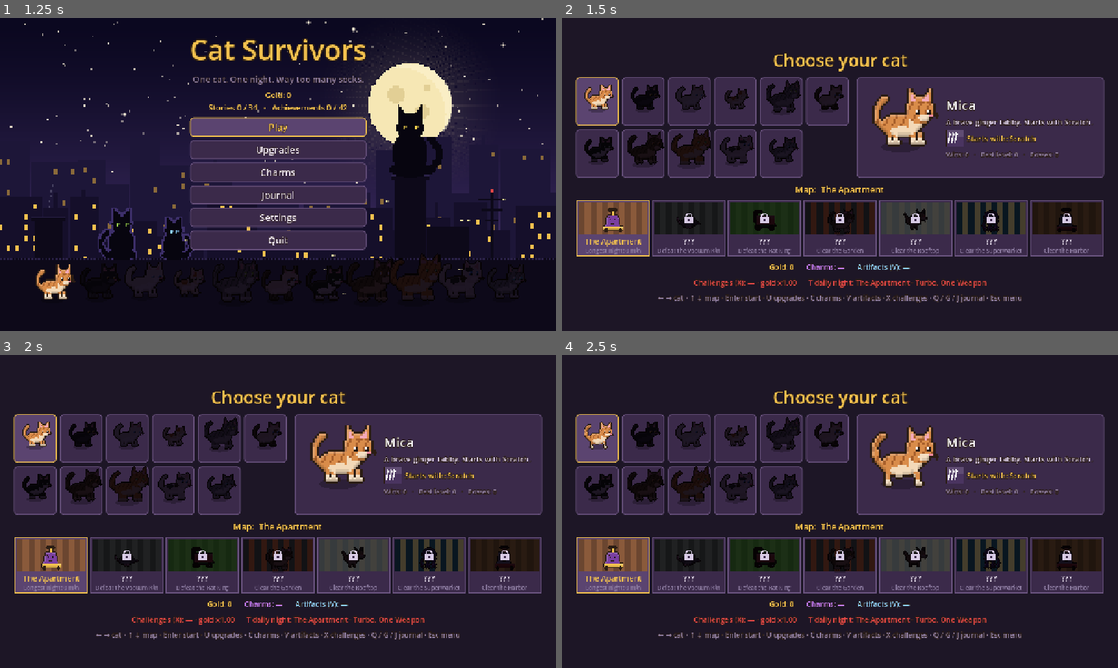
Above: before the commit, frames 1-4 (two rows, left to right).
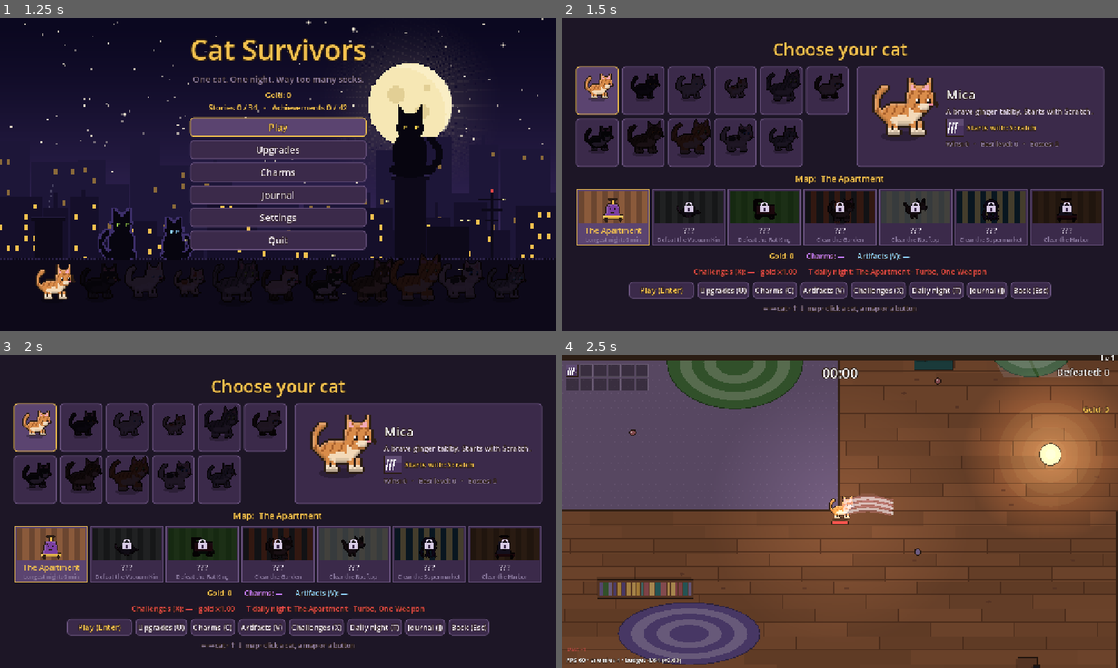
Above: after the commit, the same moments.

Repository: johnniccon01/cat-survivors
Game: Godot game, scene res://scenes/main_menu.tscn
Two runs of this game, one before a commit and one after it. Both use one fixed random seed, a clock stepped at 60 frames per second and the inputs below.
Inputs (mouse positions are in pixels of both pictures, inside the frame that each line leads up to):
- Up to frame 1 (1.25 s): click "Play" at 0.5 s
- Up to frame 2 (1.5 s): click "Play" at 1.25 s
- Up to frame 3 (2 s): no input
- Up to frame 4 (2.5 s): click (662, 627) at 2 s, where only the run after the commit has a clickable "Play (Enter)"

Frame 1 is identical in both runs. In frame 2, 31% of the frame differs, in the area x 2-98%, y 7-94%; in frame 3, 31%; in frame 4, 95%, in the area x 0-100%, y 0-100%.

Commit message:
Mouse-friendly cat selection and panels
The selection screen has a row of buttons (Play, Upgrades, Charms,
Artifacts, Challenges, Daily night, Journal, Back) with their shortcut
keys on them. In the shop, charm, artifact and challenge panels a row
can be clicked (hover selects it) and there is a Back button.

Co-Authored-By: Claude Opus 5.5 <noreply@anthropic.com>

Diff:
--- a/locale/translations.csv
+++ b/locale/translations.csv
@@ -127,7 +127,7 @@
 QUEST_FRIDGE_OPEN,Stay by the fridge to open it,Zostaň pri chladničke a otvor ju,Zůstaň u lednice a otevři ji
 QUEST_FRIDGE_FIGHT,Defeat the leftovers: %d left,Poraz zvyšky: zostáva %d,Poraz zbytky: zbývá %d
 SELECT_TITLE,Choose your cat,Vyber si mačku,Vyber si kočku
-SELECT_HINT,← → cat · ↑ ↓ map · Enter start · U upgrades · C charms · V artifacts · X challenges · Q / G / J journal · Esc menu,← → mačka · ↑ ↓ mapa · Enter štart · U vylepšenia · C prívesky · V artefakty · X výzvy · Q / G / J denník · Esc menu,← → kočka · ↑ ↓ mapa · Enter start · U vylepšení · C přívěsky · V artefakty · X výzvy · Q / G / J deník · Esc menu
+SELECT_HINT,"← → cat · ↑ ↓ map · click a cat, a map or a button","← → mačka · ↑ ↓ mapa · klikni na mačku, mapu alebo tlačidlo","← → kočka · ↑ ↓ mapa · klikni na kočku, mapu nebo tlačítko"
 SELECT_LOCKED,???,???,???
 GAME_OVER_MENU,Esc – change cat,Esc – zmeniť mačku,Esc – změnit kočku
 QUEST_RESCUE_ESCORT,Walk %s to the safe cat bed,Odprevaď: %s do bezpečného pelechu,Doprovoď: %s do bezpečného pelechu
@@ -1377,3 +1377,4 @@
 ACH_DAILY_7_NAME,Regular,Štamgast,Štamgast
 ACH_DAILY_7_DESC,Win 7 daily nights,Vyhraj 7 denných nocí,Vyhraj 7 denních nocí
 PAUSE_STORIES,This map's stories: %s,Príbehy tejto mapy: %s,Příběhy této mapy: %s
+SELECT_BTN_DAILY,Daily night,Denná noc,Denní noc
--- a/scripts/ui/artifact_panel.gd
+++ b/scripts/ui/artifact_panel.gd
@@ -50,6 +50,8 @@
 		label.horizontal_alignment = HORIZONTAL_ALIGNMENT_LEFT
 		row.add_child(label)
 		grid.add_child(row)
+		row.mouse_filter = Control.MOUSE_FILTER_STOP
+		row.gui_input.connect(_on_row_input.bind(_rows.size()))
 		_rows.append(row)
 
 	_desc = _label(18, Color("d9cce6"))
@@ -59,6 +61,10 @@
 	var hint := _label(16, Color("8f7ea3"))
 	hint.text = "ARTIFACTS_HINT"
 	box.add_child(hint)
+	var back := UiStyle.click_button("SET_BACK", 200)
+	back.size_flags_horizontal = Control.SIZE_SHRINK_CENTER
+	back.pressed.connect(_close)
+	box.add_child(back)
 
 
 func open() -> void:
@@ -109,10 +115,7 @@
 	elif event.is_action_pressed("move_right") or event.is_action_pressed("ui_right"):
 		_index = (_index + 1) % _ids.size()
 	elif event.is_action_pressed("restart") or event.is_action_pressed("ui_accept"):
-		if Profile.toggle_artifact(_ids[_index]):
-			Audio.play("select", -6.0, 0.0)
-		else:
-			Audio.play("hurt", -10.0, 0.0)
+		_activate()
 	elif event.is_action_pressed("artifacts") or event.is_action_pressed("pause"):
 		visible = false
 		closed.emit()
@@ -121,6 +124,30 @@
 		return
 	Audio.play("click", -10.0, 0.0)
 	_refresh()
+
+
+## What Enter (or a click) does on the selected row.
+func _activate() -> void:
+	if Profile.toggle_artifact(_ids[_index]):
+		Audio.play("select", -6.0, 0.0)
+	else:
+		Audio.play("hurt", -10.0, 0.0)
+
+
+## Mouse: hovering a row selects it, clicking it does what Enter does.
+func _on_row_input(event: InputEvent, i: int) -> void:
+	if event is InputEventMouseButton and event.pressed and event.button_index == MOUSE_BUTTON_LEFT:
+		_index = i
+		_activate()
+		_refresh()
+	elif event is InputEventMouseMotion and _index != i:
+		_index = i
+		_refresh()
+
+
+func _close() -> void:
+	visible = false
+	closed.emit()
 
 
 func _label(size: int, font_color: Color) -> Label:
--- a/scripts/ui/challenge_panel.gd
+++ b/scripts/ui/challenge_panel.gd
@@ -41,6 +41,8 @@
 		label.horizontal_alignment = HORIZONTAL_ALIGNMENT_LEFT
 		row.add_child(label)
 		box.add_child(row)
+		row.mouse_filter = Control.MOUSE_FILTER_STOP
+		row.gui_input.connect(_on_row_input.bind(_rows.size()))
 		_rows.append(row)
 	_desc = _label(18, Color("d9cce6"))
 	_desc.custom_minimum_size = Vector2(760, 50)
@@ -49,6 +51,10 @@
 	var hint := _label(16, Color("8f7ea3"))
 	hint.text = "CHALLENGES_HINT"
 	box.add_child(hint)
+	var back := UiStyle.click_button("SET_BACK", 200)
+	back.size_flags_horizontal = Control.SIZE_SHRINK_CENTER
+	back.pressed.connect(_close)
+	box.add_child(back)
 
 
 func open() -> void:
@@ -86,8 +92,7 @@
 	elif event.is_action_pressed("move_down") or event.is_action_pressed("ui_down"):
 		_index = (_index + 1) % _ids.size()
 	elif event.is_action_pressed("restart") or event.is_action_pressed("ui_accept"):
-		Profile.toggle_challenge(_ids[_index])
-		Audio.play("select", -6.0, 0.0)
+		_activate()
 	elif event.is_action_pressed("challenges") or event.is_action_pressed("pause"):
 		visible = false
 		closed.emit()
@@ -96,6 +101,28 @@
 		return
 	Audio.play("click", -10.0, 0.0)
 	_refresh()
+
+
+## What Enter (or a click) does on the selected row.
+func _activate() -> void:
+	Profile.toggle_challenge(_ids[_index])
+	Audio.play("select", -6.0, 0.0)
+
+
+## Mouse: hovering a row selects it, clicking it does what Enter does.
+func _on_row_input(event: InputEvent, i: int) -> void:
+	if event is InputEventMouseButton and event.pressed and event.button_index == MOUSE_BUTTON_LEFT:
+		_index = i
+		_activate()
+		_refresh()
+	elif event is InputEventMouseMotion and _index != i:
+		_index = i
+		_refresh()
+
+
+func _close() -> void:
+	visible = false
+	closed.emit()
 
 
 func _label(size: int, font_color: Color) -> Label:
--- a/scripts/ui/character_select.gd
+++ b/scripts/ui/character_select.gd
@@ -180,7 +180,26 @@
 	_challenge_label = _label(17, Color("e04646"))
 	root.add_child(_challenge_label)
 
-	var hint := _label(16, Color("8f7ea3"))
+	# Everything you can do here, as buttons for the mouse (the keys still work).
+	var buttons := HBoxContainer.new()
+	buttons.alignment = BoxContainer.ALIGNMENT_CENTER
+	buttons.add_theme_constant_override("separation", 8)
+	root.add_child(buttons)
+	var play := UiStyle.click_button("%s (Enter)" % tr("MENU_PLAY"), 150, 18)
+	play.add_theme_color_override("font_color", GOLD)
+	play.pressed.connect(_start)
+	buttons.add_child(play)
+	for entry: Array in [["MENU_UPGRADES", "U", func() -> void: _shop.open()],
+			["MENU_CHARMS", "C", func() -> void: _charms.open()],
+			["ARTIFACTS_TITLE", "V", func() -> void: _artifacts.open()],
+			["CHALLENGES_TITLE", "X", func() -> void: _challenges.open()],
+			["SELECT_BTN_DAILY", "T", _start_daily],
+			["MENU_JOURNAL", "J", func() -> void: _journal.open("quests")],
+			["SET_BACK", "Esc", func() -> void: get_tree().change_scene_to_file("res://scenes/main_menu.tscn")]]:
+		var b := UiStyle.click_button("%s (%s)" % [tr(entry[0]), entry[1]], 0)
+		b.pressed.connect(entry[2])
+		buttons.add_child(b)
+	var hint := _label(15, Color("8f7ea3"))
 	hint.text = "SELECT_HINT"
 	root.add_child(hint)
 
--- a/scripts/ui/charm_panel.gd
+++ b/scripts/ui/charm_panel.gd
@@ -49,6 +49,8 @@
 		label.horizontal_alignment = HORIZONTAL_ALIGNMENT_LEFT
 		row.add_child(label)
 		grid.add_child(row)
+		row.mouse_filter = Control.MOUSE_FILTER_STOP
+		row.gui_input.connect(_on_row_input.bind(_rows.size()))
 		_rows.append(row)
 
 	_desc = _label(18, Color("d9cce6"))
@@ -58,6 +60,10 @@
 	var hint := _label(16, Color("8f7ea3"))
 	hint.text = "CHARMS_HINT"
 	box.add_child(hint)
+	var back := UiStyle.click_button("SET_BACK", 200)
+	back.size_flags_horizontal = Control.SIZE_SHRINK_CENTER
+	back.pressed.connect(_close)
+	box.add_child(back)
 
 
 func open() -> void:
@@ -109,10 +115,7 @@
 	elif event.is_action_pressed("move_right") or event.is_action_pressed("ui_right"):
 		_index = (_index + 1) % _ids.size()
 	elif event.is_action_pressed("restart") or event.is_action_pressed("ui_accept"):
-		if Profile.toggle_charm(_ids[_index]):
-			Audio.play("select", -6.0, 0.0)
-		else:
-			Audio.play("hurt", -10.0, 0.0)
+		_activate()
 	elif event.is_action_pressed("charms") or event.is_action_pressed("pause"):
 		visible = false
 		closed.emit()
@@ -121,6 +124,30 @@
 		return
 	Audio.play("click", -10.0, 0.0)
 	_refresh()
+
+
+## What Enter (or a click) does on the selected row.
+func _activate() -> void:
+	if Profile.toggle_charm(_ids[_index]):
+		Audio.play("select", -6.0, 0.0)
+	else:
+		Audio.play("hurt", -10.0, 0.0)
+
+
+## Mouse: hovering a row selects it, clicking it does what Enter does.
+func _on_row_input(event: InputEvent, i: int) -> void:
+	if event is InputEventMouseButton and event.pressed and event.button_index == MOUSE_BUTTON_LEFT:
+		_index = i
+		_activate()
+		_refresh()
+	elif event is InputEventMouseMotion and _index != i:
+		_index = i
+		_refresh()
+
+
+func _close() -> void:
+	visible = false
+	closed.emit()
 
 
 func _label(size: int, font_color: Color) -> Label:
--- a/scripts/ui/shop_panel.gd
+++ b/scripts/ui/shop_panel.gd
@@ -49,6 +49,8 @@
 		label.horizontal_alignment = HORIZONTAL_ALIGNMENT_LEFT
 		row.add_child(label)
 		grid.add_child(row)
+		row.mouse_filter = Control.MOUSE_FILTER_STOP
+		row.gui_input.connect(_on_row_input.bind(_rows.size()))
 		_rows.append(row)
 
 	_desc = _label(18, Color("d9cce6"))
@@ -58,6 +60,10 @@
 	var hint := _label(16, Color("8f7ea3"))
 	hint.text = "SHOP_HINT"
 	box.add_child(hint)
+	var back := UiStyle.click_button("SET_BACK", 200)
+	back.size_flags_horizontal = Control.SIZE_SHRINK_CENTER
+	back.pressed.connect(_close)
+	box.add_child(back)
 
 
 func open() -> void:
@@ -107,10 +113,7 @@
 	elif event.is_action_pressed("move_right") or event.is_action_pressed("ui_right"):
 		_index = (_index + 1) % _ids.size()
 	elif event.is_action_pressed("restart") or event.is_action_pressed("ui_accept"):
-		if Profile.buy_powerup(_ids[_index]):
-			Audio.play("chest", -6.0, 0.0)
-		else:
-			Audio.play("hurt", -10.0, 0.0)
+		_activate()
 	elif event is InputEventKey and event.physical_keycode == KEY_BACKSPACE:
 		Profile.refund_powerups()
 		Audio.play("magnet", -8.0, 0.0)
@@ -124,6 +127,30 @@
 	_refresh()
 
 
+## What Enter (or a click) does on the selected row.
+func _activate() -> void:
+	if Profile.buy_powerup(_ids[_index]):
+		Audio.play("chest", -6.0, 0.0)
+	else:
+		Audio.play("hurt", -10.0, 0.0)
+
+
+## Mouse: hovering a row selects it, clicking it does what Enter does.
+func _on_row_input(event: InputEvent, i: int) -> void:
+	if event is InputEventMouseButton and event.pressed and event.button_index == MOUSE_BUTTON_LEFT:
+		_index = i
+		_activate()
+		_refresh()
+	elif event is InputEventMouseMotion and _index != i:
+		_index = i
+		_refresh()
+
+
+func _close() -> void:
+	visible = false
+	closed.emit()
+
+
 func _label(size: int, font_color: Color) -> Label:
 	var label := Label.new()
 	var settings := LabelSettings.new()
--- a/scripts/ui/ui_style.gd
+++ b/scripts/ui/ui_style.gd
@@ -46,6 +46,25 @@
 	return b
 
 
+## A button for the mouse only: it never takes keyboard focus, so the arrow
+## keys keep driving the screen it sits on.
+static func click_button(text: String, width: float = 160.0, size: int = 17) -> Button:
+	var b := Button.new()
+	b.text = text
+	b.custom_minimum_size = Vector2(width, 36)
+	b.focus_mode = Control.FOCUS_NONE
+	b.add_theme_font_size_override("font_size", size)
+	b.add_theme_color_override("font_color", TEXT)
+	b.add_theme_color_override("font_hover_color", GOLD)
+	b.add_theme_constant_override("outline_size", 4)
+	b.add_theme_color_override("font_outline_color", OUTLINE)
+	b.add_theme_stylebox_override("normal", box(PANEL, BORDER))
+	b.add_theme_stylebox_override("hover", box(PANEL_HOVER, GOLD))
+	b.add_theme_stylebox_override("pressed", box(PANEL_HOVER, GOLD))
+	b.pressed.connect(func() -> void: Audio.play("click", -8.0, 0.0))
+	return b
+
+
 static func box(fill: Color, border: Color) -> StyleBoxFlat:
 	var sb := StyleBoxFlat.new()
 	sb.bg_color = fill
Binary file changed: locale/translations.cs.translation
Binary file changed: locale/translations.en.translation
Binary file changed: locale/translations.sk.translation
